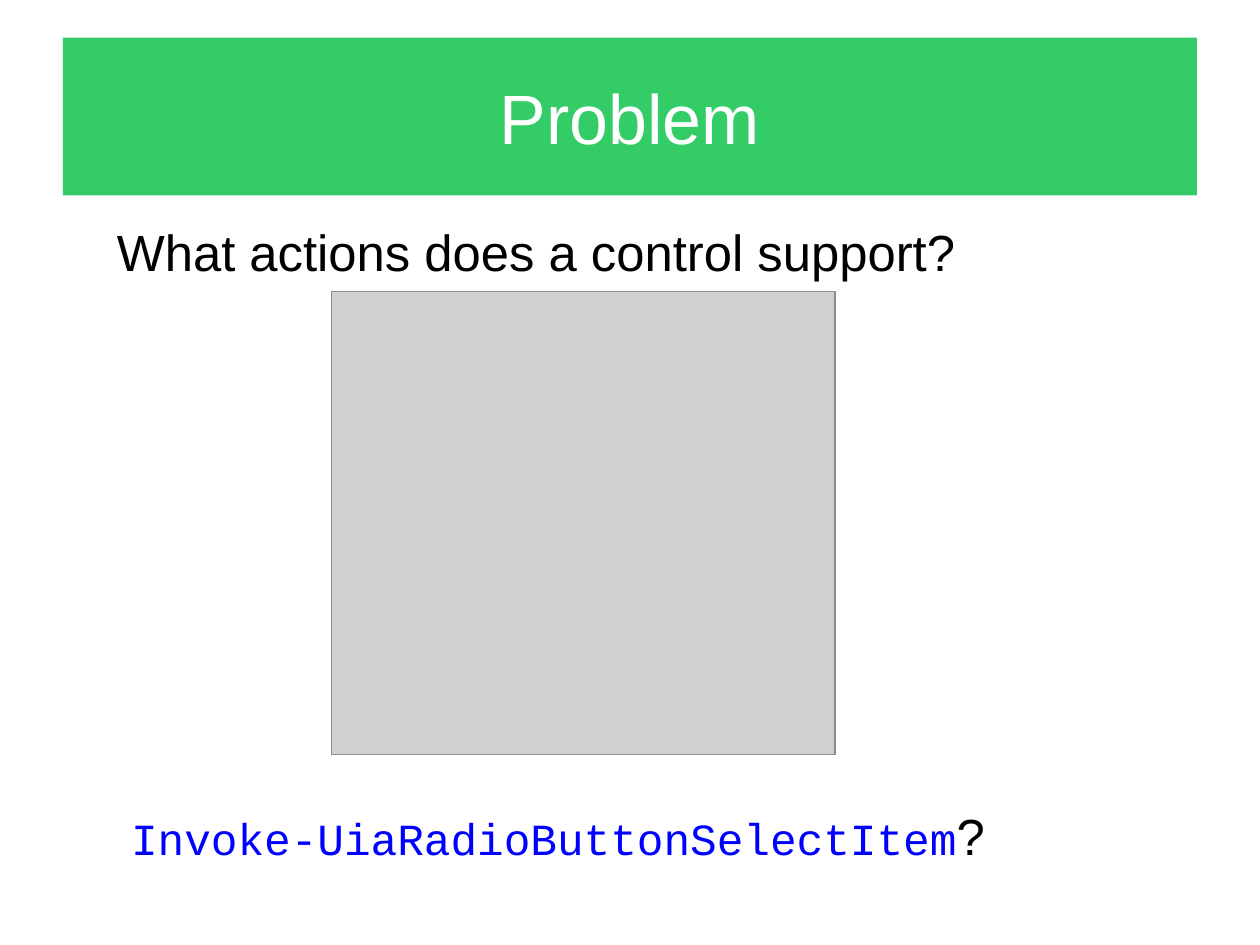
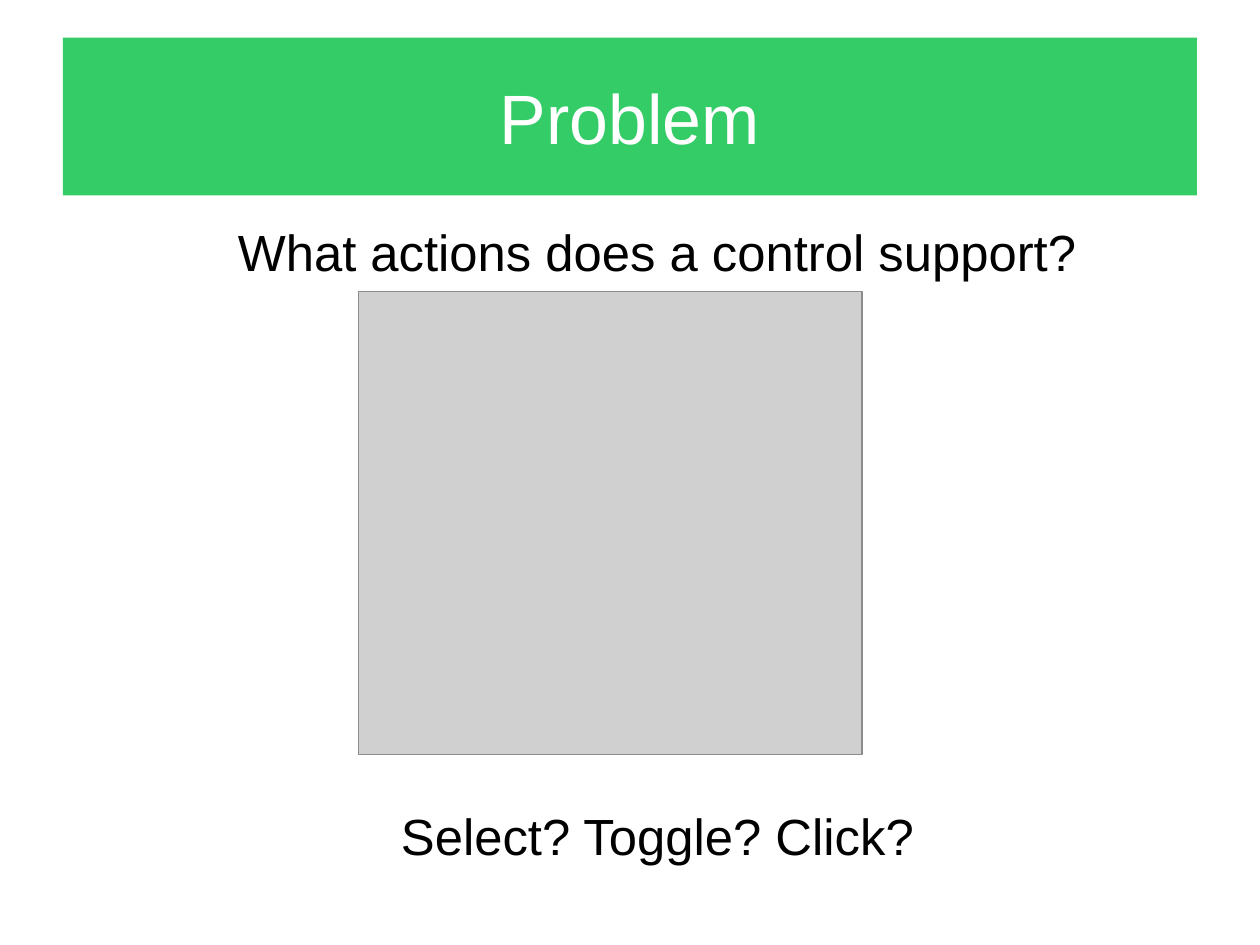
Before and after one commit to apetrovskiy/STUPS, a slide deck: slide 2 of samples/UIAutomation/Presentations/UIAutomation_elements_object_model_part_01.odp. Drawn at 1260x945 pixels with LibreOffice and Linux fonts; fonts in the diff are those of the drawing; grey boxes stand for pictures. Boxes give left, top, right and bottom in pixels: in the first picture for what was removed or moved away, otherwise in the second. Text is boxed around its words. In the diff, an @@ line names an element or a change of style, - is before the commit and + after.

```diff
--- a/samples/UIAutomation/Presentations/UIAutomation_elements_object_model_part_01.odp
+++ b/samples/UIAutomation/Presentations/UIAutomation_elements_object_model_part_01.odp
@@ text "What actions does a control ...": place and size @@
-text "What actions does a control ..." at [117,234,956,856]
+text "What actions does a control ..." at [238,234,1076,866]
@@ text at [238,234,1076,282]: alignment left to centre @@
@@ picture: place and size @@
-picture at [332,292,836,755]
+picture at [359,292,863,755]
@@ text at [401,818,913,866]: text changed; size 28 to 32 pt; font Courier New to Arial; text colour #0000FF to #000000 @@
-Invoke-UiaRadioButtonSelectItem?
+Select? Toggle? Click?
```
Also in this commit, not shown: 11 other slides changed, 6 slides added, 4 slides removed, 1 other file.
